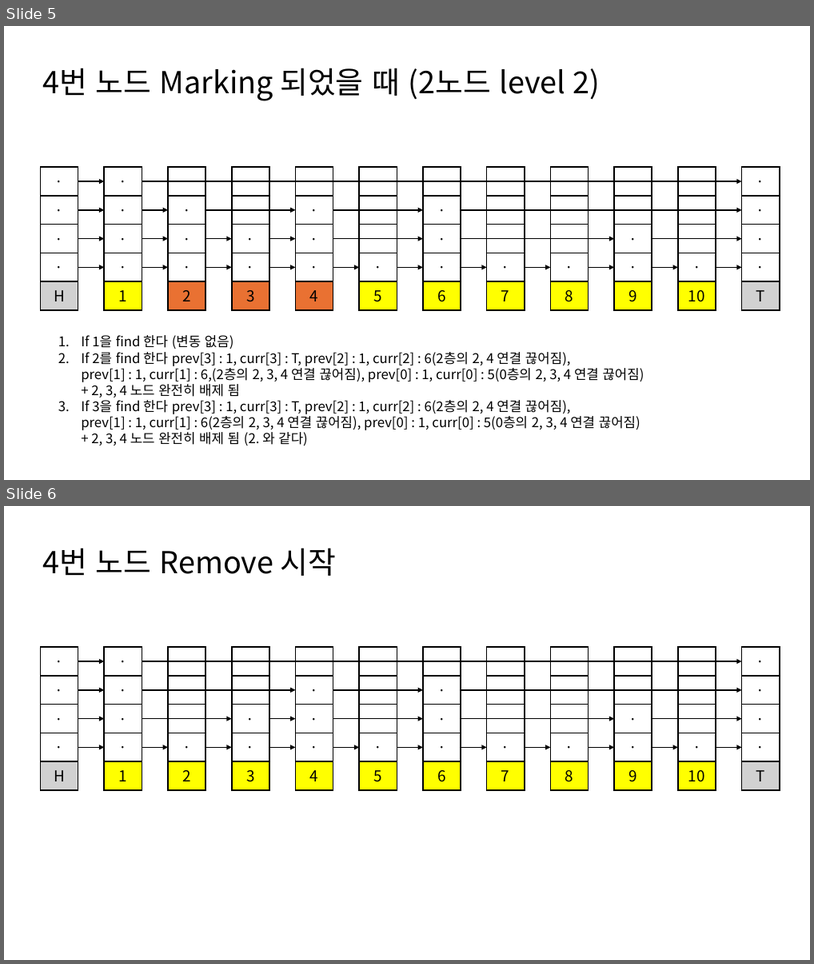
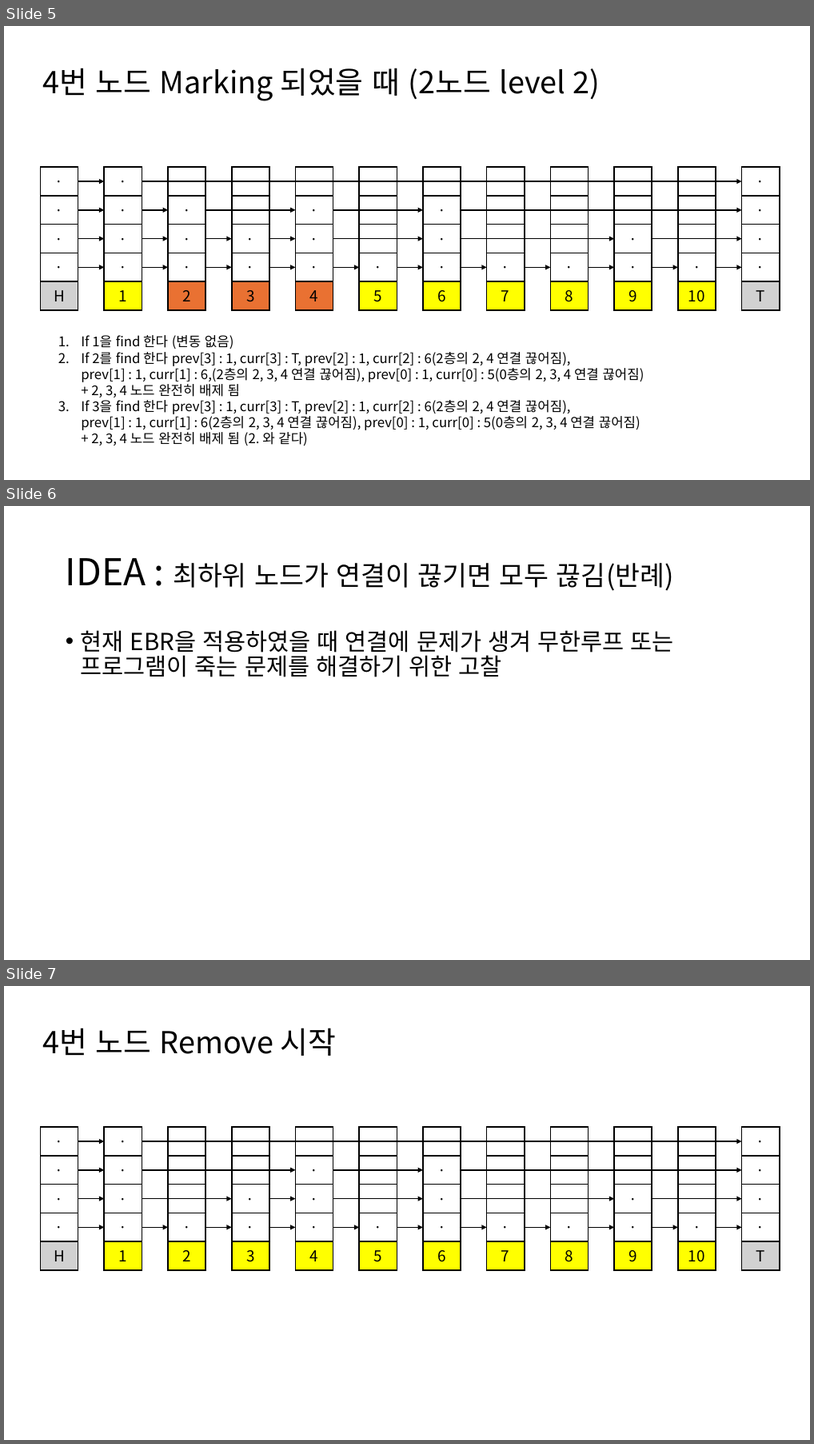
Before and after one commit to niche0905/MultiThreadStudy, a slide deck: 참고자료/SKIP LIST 참고자료.pptx. Shown one above the other, each under a label of ours: slides 5 and 6 before the commit, slides 5, 6 and 7 after it. The pictures are 814x964 and 814x1444 pixels, drawn with LibreOffice and Linux fonts; fonts in the diff are those of the drawing. Boxes give left, top, right and bottom in pixels: in the first picture for what was removed or moved away, otherwise in the second. Text is boxed around its words. In the diff, an @@ line names an element or a change of style, - is before the commit and + after.

Commit message:
Add 부분에 대한 문제점 구체화
Add 부분에서 생기는 것으로 추정되는 문제점을 구체화 하였다

```diff
--- a/참고자료/SKIP LIST 참고자료.pptx
+++ b/참고자료/SKIP LIST 참고자료.pptx
@@ slide 6 added at (4, 506, 810, 960), background #FFFFFF @@
@@ title added at (66, 558, 674, 591), 32 pt, text #000000 @@
+IDEA : 최하위 노드가 연결이 끊기면 모두 끊김(반례)
@@ text added at (81, 630, 674, 677), 28 pt, text #000000 @@
+• 현재 EBR을 적용하였을 때 연결에 문제가 생겨 무한루프 또는 프로그램이 죽는 문제를 해결하기 위한 고찰
@@ what was slide 6 is now slide 7 @@
```
Also in this commit, not shown: 4 other slides added.
